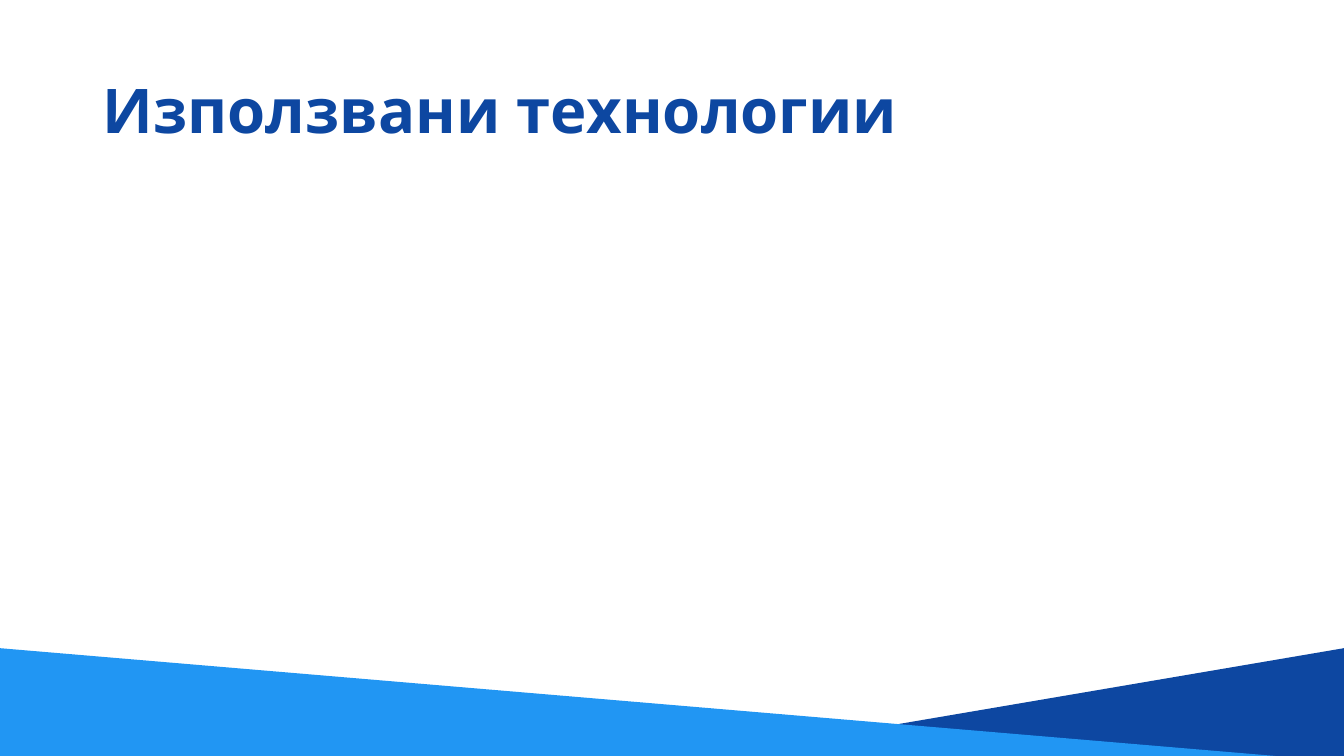
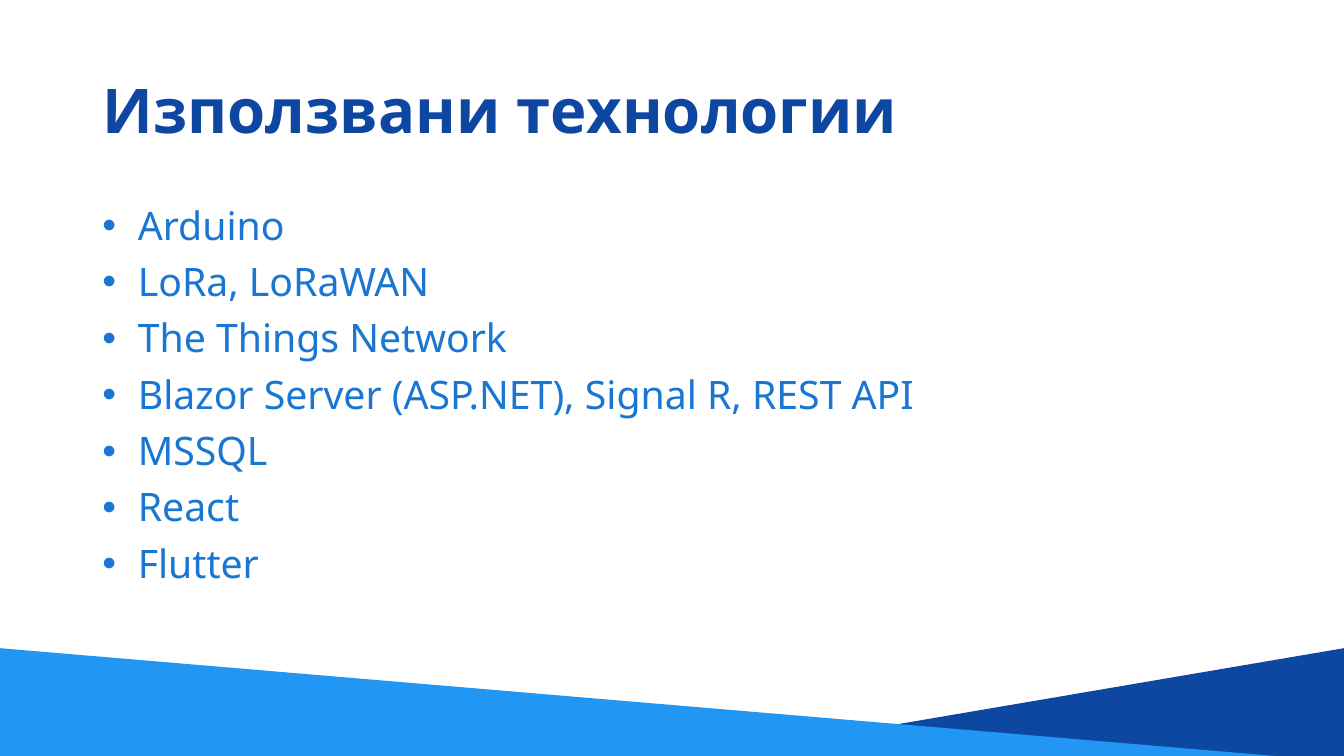
Before and after one commit to NikolaTotev/LoRa_Sensor_Network, a slide deck: slide 4 of Documentation/LoRa_Sensor_Network_Presentation.pptx. Drawn at 1344x756 pixels with LibreOffice and Linux fonts; fonts in the diff are those of the drawing. Boxes give left, top, right and bottom in pixels: in the first picture for what was removed or moved away, otherwise in the second. Text is boxed around its words. In the diff, an @@ line names an element or a change of style, - is before the commit and + after.

```diff
--- a/Documentation/LoRa_Sensor_Network_Presentation.pptx
+++ b/Documentation/LoRa_Sensor_Network_Presentation.pptx
@@ text added at (138, 210, 914, 579), 28 pt, text #1976D2 @@
+• Arduino
+• LoRa, LoRaWAN
+• The Things Network
+• Blazor Server (ASP.NET), Signal R, REST API
+• MSSQL
+• React
+• Flutter
```
Also in this commit, not shown: 6 other slides changed, 4 slides added, 3 slides removed.
